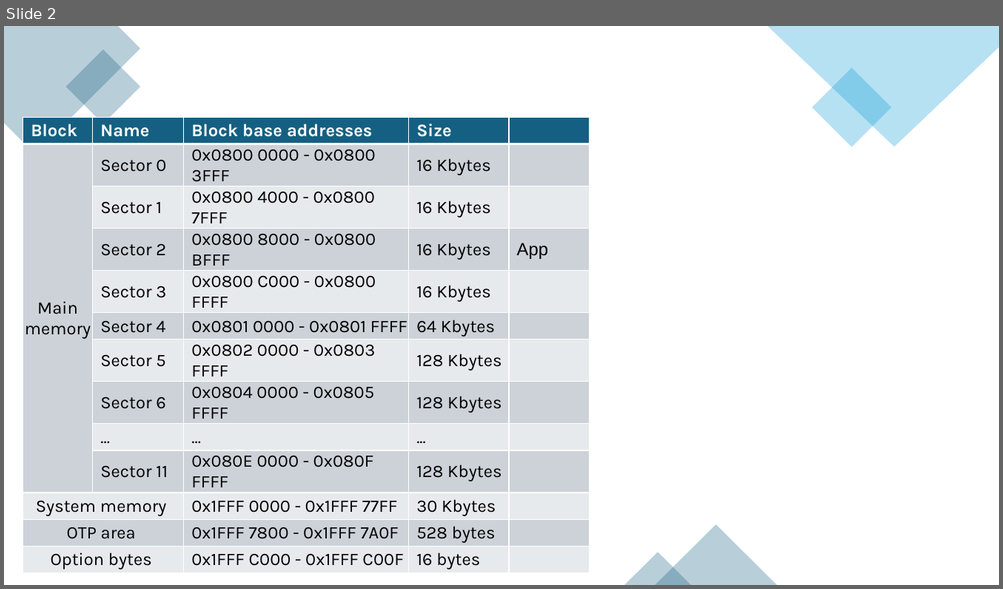
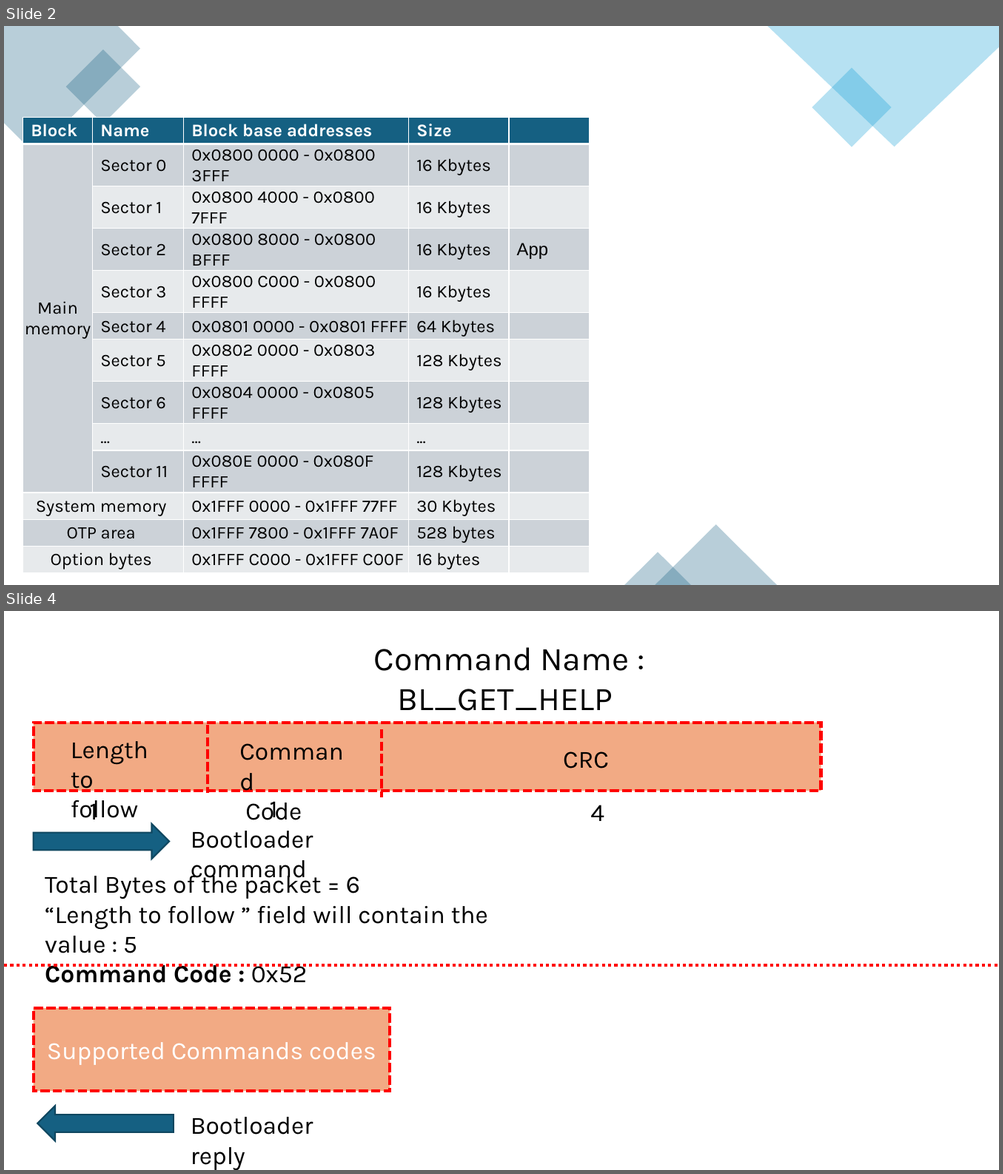
Before and after one commit to qlinhpoet/Bootloader, a slide deck: Bootloader.pptx. Shown one above the other, each under a label of ours: slide 2 before the commit, slides 2 and 4 after it; the slides between them are not shown. The pictures are 1003x589 and 1003x1174 pixels, drawn with LibreOffice and Linux fonts; fonts in the diff are those of the drawing. Boxes give left, top, right and bottom in pixels: in the first picture for what was removed or moved away, otherwise in the second. Text is boxed around its words. In the diff, an @@ line names an element or a change of style, - is before the commit and + after.

Commit message:
flash via bootloader ok

```diff
--- a/Bootloader.pptx
+++ b/Bootloader.pptx
@@ slide 4 added at (4, 611, 999, 1170), background #FFFFFF @@
@@ text added at (374, 647, 629, 711), 32 pt, text #000000 @@
+Command Name : BL_GET_HELP
@@ group added at (33, 723, 821, 983): 6 texts, 2 lines, 1 rectangle @@
+Length
+to follow
+Command
+Code
+CRC
+1
+1
+4
@@ right arrow added at (33, 823, 169, 859), fill #156082, outline #104760 1.5 pt @@
@@ text added at (190, 831, 313, 884), 24 pt, text #000000 @@
+Bootloader command
@@ text added at (45, 871, 488, 983), 24 pt, text #000000 @@
+Total Bytes of the packet = 6
+“Length to follow ” field will contain the value : 5
+Command Code : 0x52
@@ line added from (4, 965) to (999, 965), #FF0000 3 pt dashed @@
@@ rectangle added at (33, 1008, 390, 1091), fill #F2AA84, outline #FF0000 3 pt dashed, 24 pt, text #FFFFFF @@
+Supported Commands codes
@@ right arrow added at (37, 1106, 173, 1142), fill #156082, outline #104760 1.5 pt @@
@@ text added at (190, 1117, 313, 1170), 24 pt, text #000000 @@
+Bootloader reply
```
Also in this commit, not shown: 10 other slides added, 15 other files.
